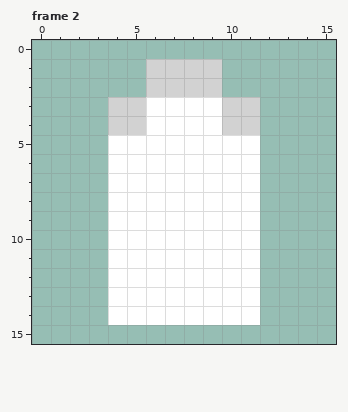
Edited in one commit: pixel-art file (设计与资源/UI/ui_16x16.aseprite). This is how it looked before the edit.
16x16 pixels, 6 frames. Shown: frame 2. The commit also changed other frames, which this record leaves out.
Now the later version:
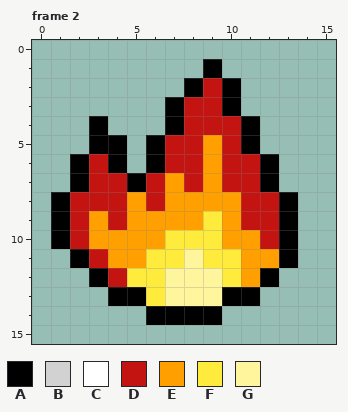
Palette (. is transparent): A #000000  B #d2d2d2  C #ffffff  D #c41411  E #ffa000  F #ffeb3b  G #fff59d
The exact change:
layer "effect" now shown
layer "slid" now hidden
Changed rows in their new state; - is an unchanged pixel.
Frame 2:
first column x 1:
 1 -----...A----
 2 -----..ADA---
 3 ---...ADDA.--
 4 --A...ADDDA--
 5 --AA.ADDEDA--
 6 -ADA.ADDEDDA-
 7 -ADDADEDEDDA-
 8 ADDDEDEEEEDDA
 9 ADEDEEEEFEDDA
10 ADEEEEFFFEEDA
11 -ADEEFFGFFEEA
12 --ADFFGGGFEA-
13 ---AAFGGGAA--
14 ---..AAAA..--
Boxes around the changes in both pictures, in picture pixels (x1, y1, x2, y2):
changed: (51, 59, 298, 325)
